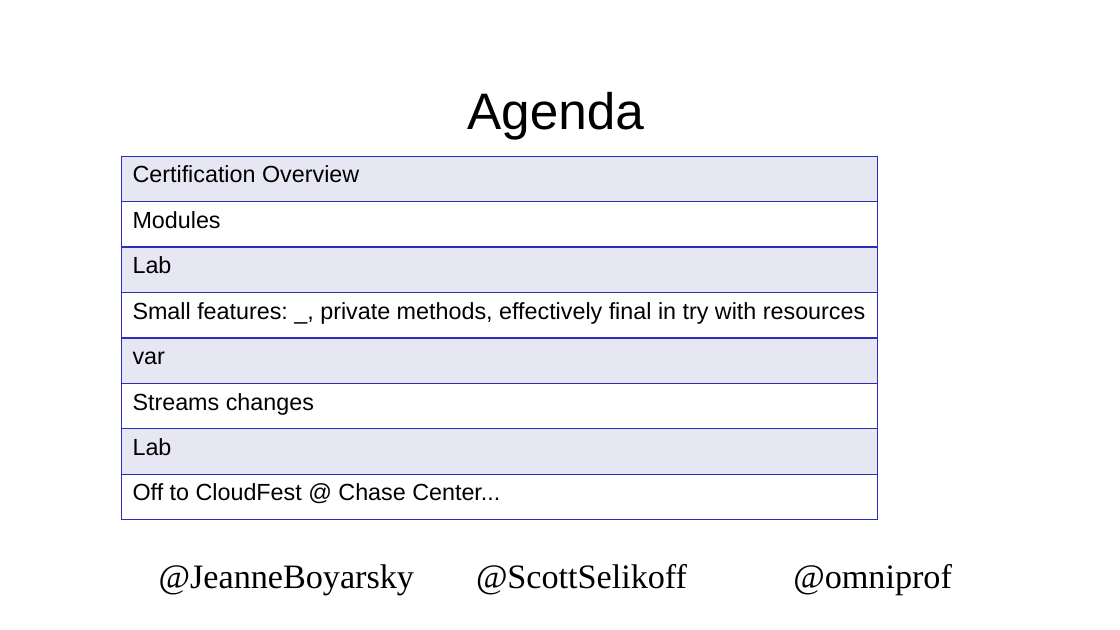
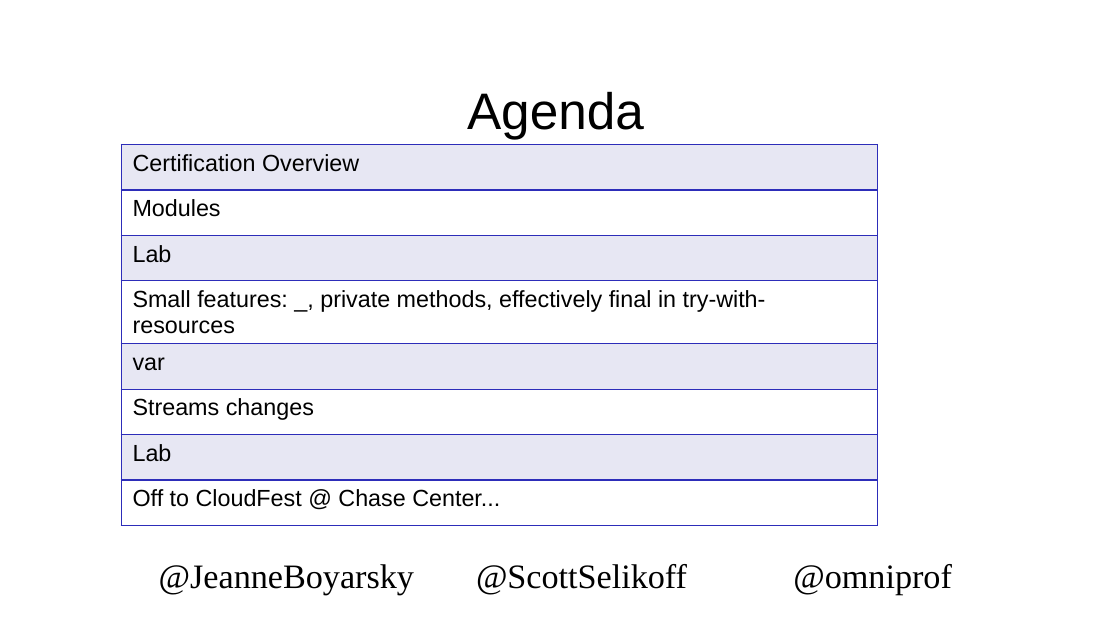
Before and after one commit to boyarsky/2019-oraclecodeone-cert-hol, a slide deck: slide 7 of 2019-OracleCodeOne-HOL.pptx. Drawn at 1120x630 pixels with LibreOffice and Linux fonts; fonts in the diff are those of the drawing; background and template pictures are left out. Boxes give left, top, right and bottom in pixels: in the first picture for what was removed or moved away, otherwise in the second. Text is boxed around its words. In the diff, an @@ line names an element or a change of style, - is before the commit and + after.

```diff
--- a/2019-OracleCodeOne-HOL.pptx
+++ b/2019-OracleCodeOne-HOL.pptx
@@ table at (x1=121, y1=144, x2=877, y2=530) @@
-row 4, column 1: Small features: _, private methods, effectively final in try with resources
+row 4, column 1: Small features: _, private methods, effectively final in try-with-resources
@@ table moved from (x1=121, y1=157, x2=877, y2=542) to (x1=121, y1=144, x2=877, y2=530) @@
```
Also in this commit, not shown: 33 other slides changed, 1 slide added, 1 other file.
